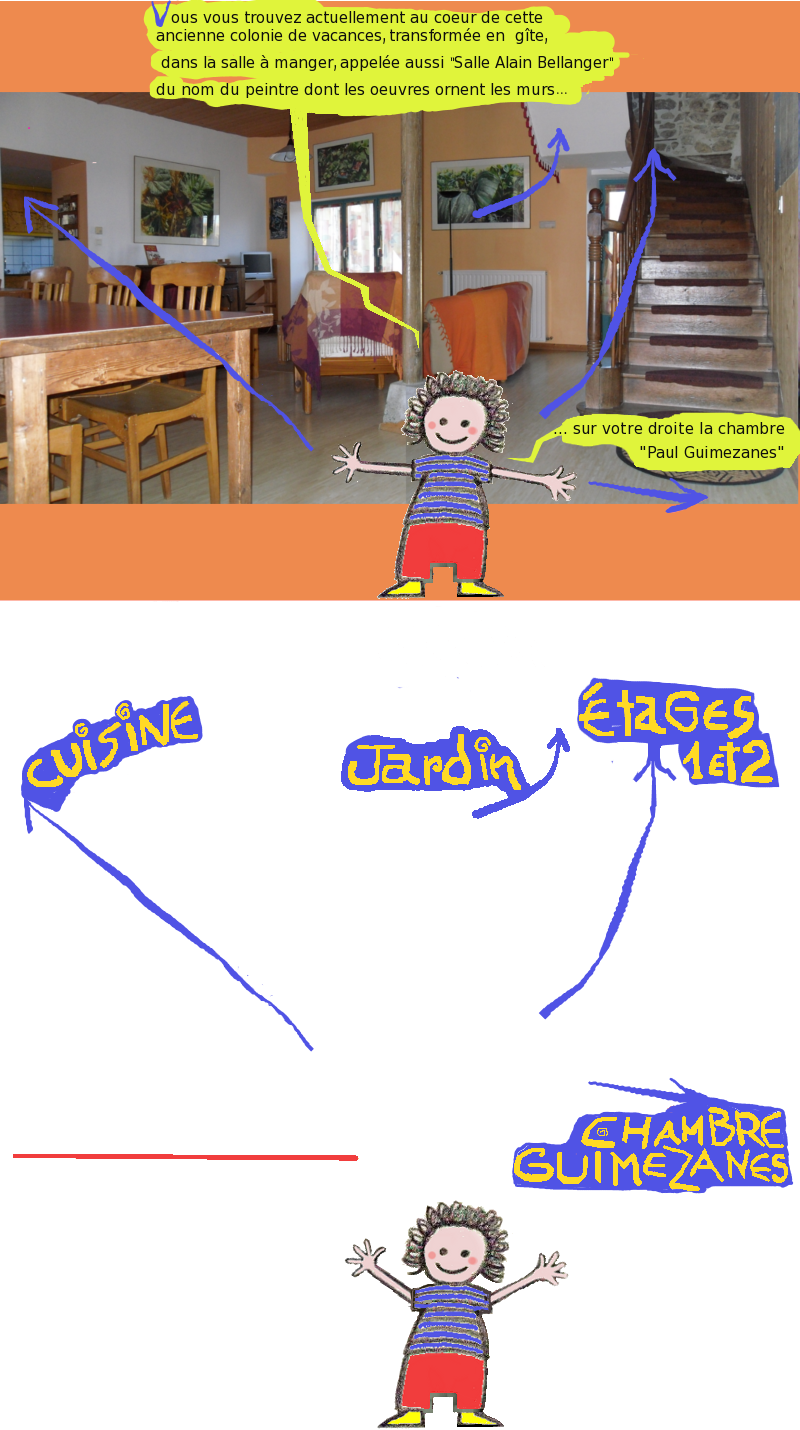
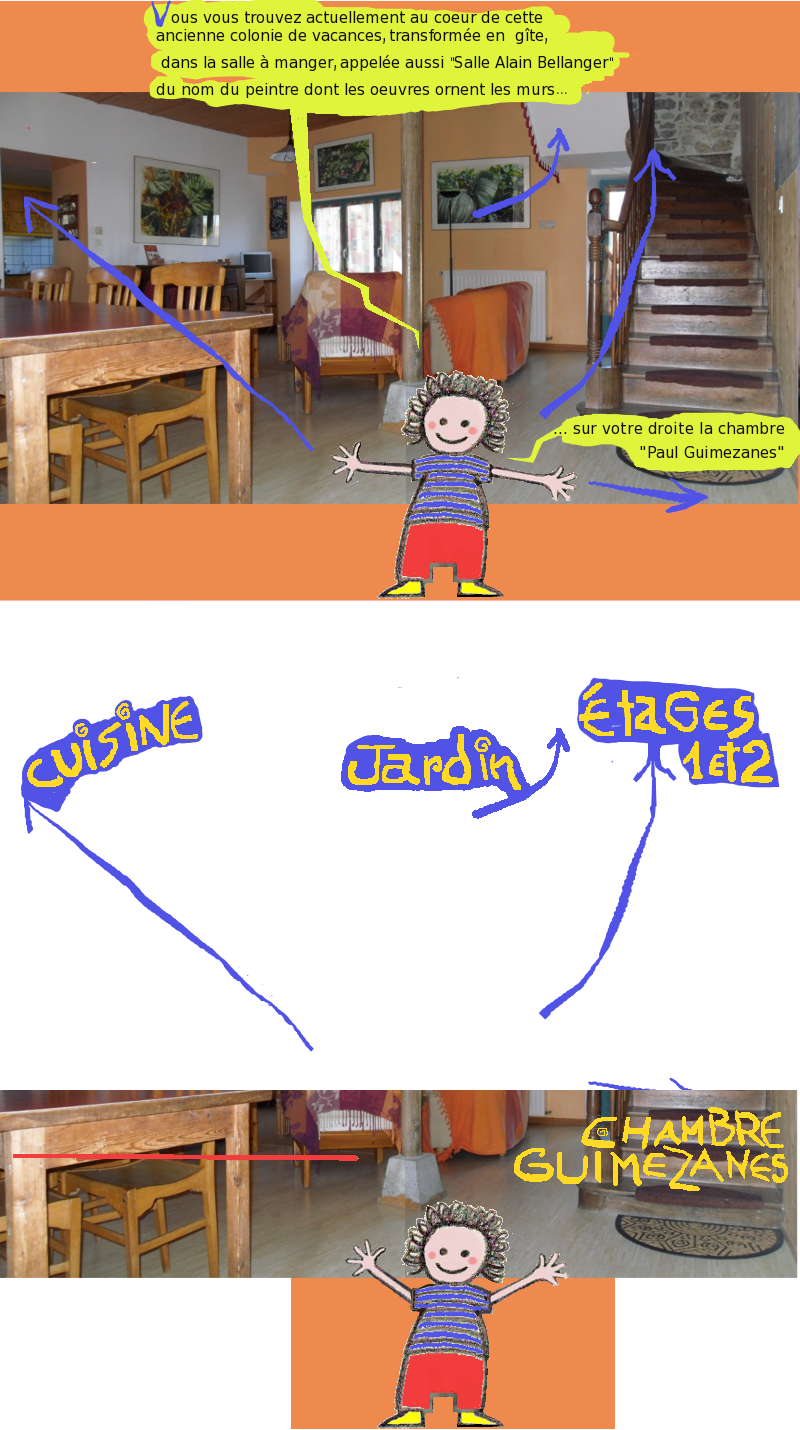
Before/after of a 800×1430 layered artwork. What changed in the layer stack:
added layer "Nouveau calque#5" above "Nouveau calque#2" over 0, 1090, 798, 1429
